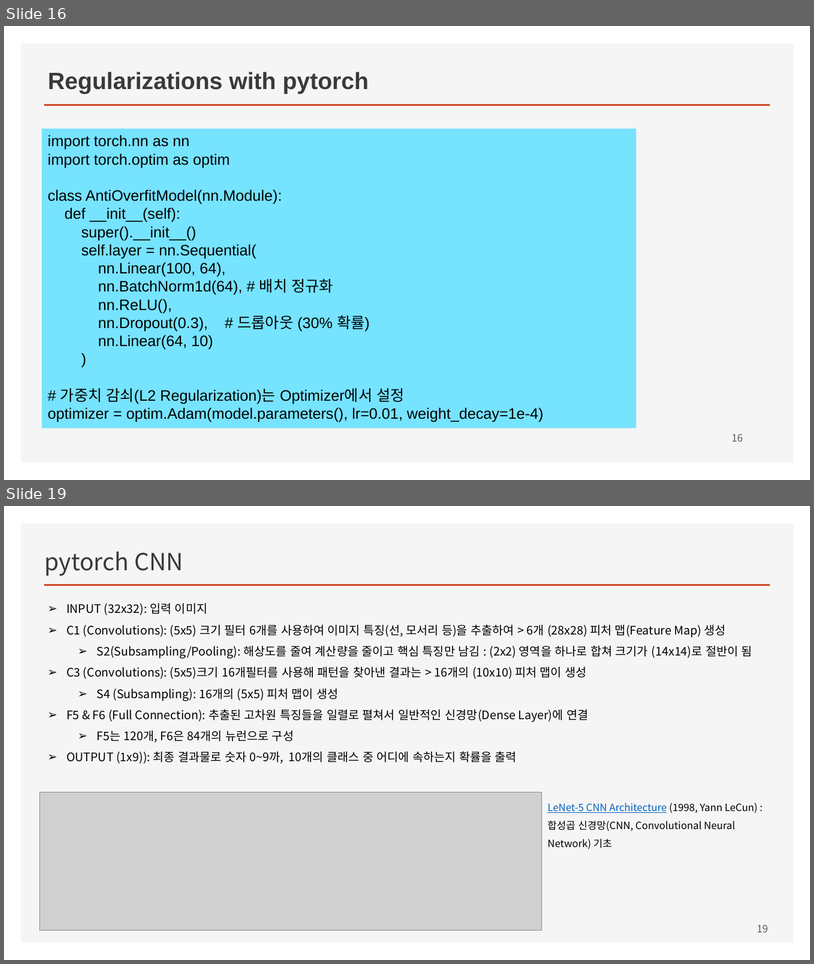
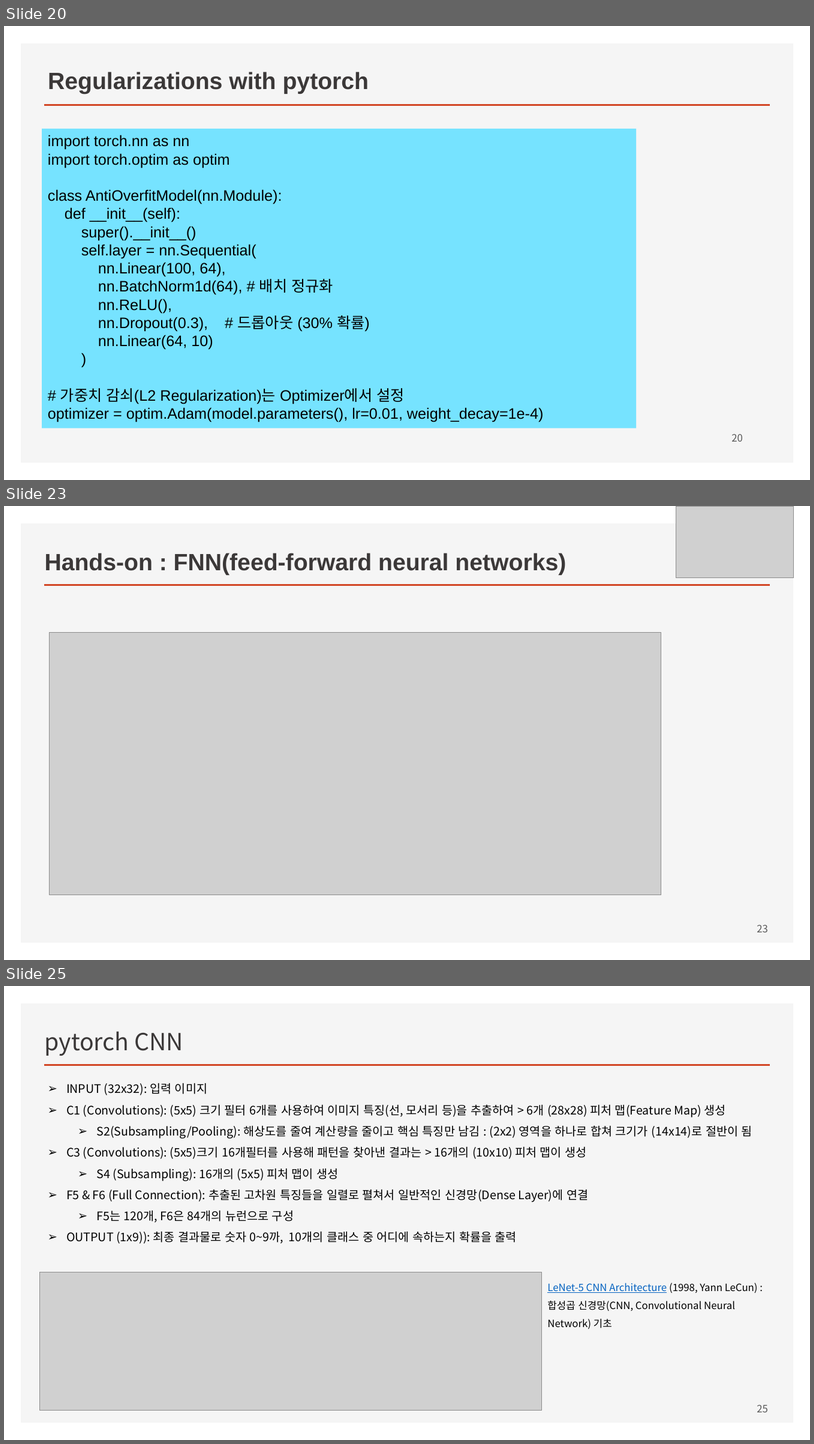
Before and after one commit to ancestor9/mathematics-for-machine-learning, a slide deck: Linear_Algebra/w5_03_Deep_Learning_with_pytorch.pptx. Shown one above the other, each under a label of ours: slides 16 and 19 before the commit, slides 20, 23 and 25 after it; the slides between them are not shown. The pictures are 814x964 and 814x1444 pixels, drawn with LibreOffice and Linux fonts; fonts in the diff are those of the drawing; grey boxes stand for pictures; background and template pictures are left out. Boxes give left, top, right and bottom in pixels: in the first picture for what was removed or moved away, otherwise in the second. Text is boxed around its words. In the diff, an @@ line names an element or a change of style, - is before the commit and + after.

```diff
--- a/Linear_Algebra/w5_03_Deep_Learning_with_pytorch.pptx
+++ b/Linear_Algebra/w5_03_Deep_Learning_with_pytorch.pptx
@@ slide 23 added at (4, 506, 810, 960), background #FFFFFF; not listed: 2 template elements that a slide beside it also shows @@
@@ picture added at (677, 506, 794, 578) @@
@@ title added at (45, 553, 566, 575), 28 pt, text #3B3838, bold @@
+Hands-on : FNN(feed-forward neural networks)
@@ picture added at (50, 632, 661, 894) @@
@@ page number added at (757, 924, 768, 932), 12 pt, text #595959 @@
+23
@@ what was slide 16 is now slide 20 @@
@@ page number at (732, 433, 743, 441): text changed @@
-16
+20
@@ what was slide 19 is now slide 25 @@
@@ page number at (757, 1404, 768, 1412): text changed @@
-19
+25
```
Also in this commit, not shown: 1 slide changed, 9 other slides added, 1 slide removed, 2 other files.
